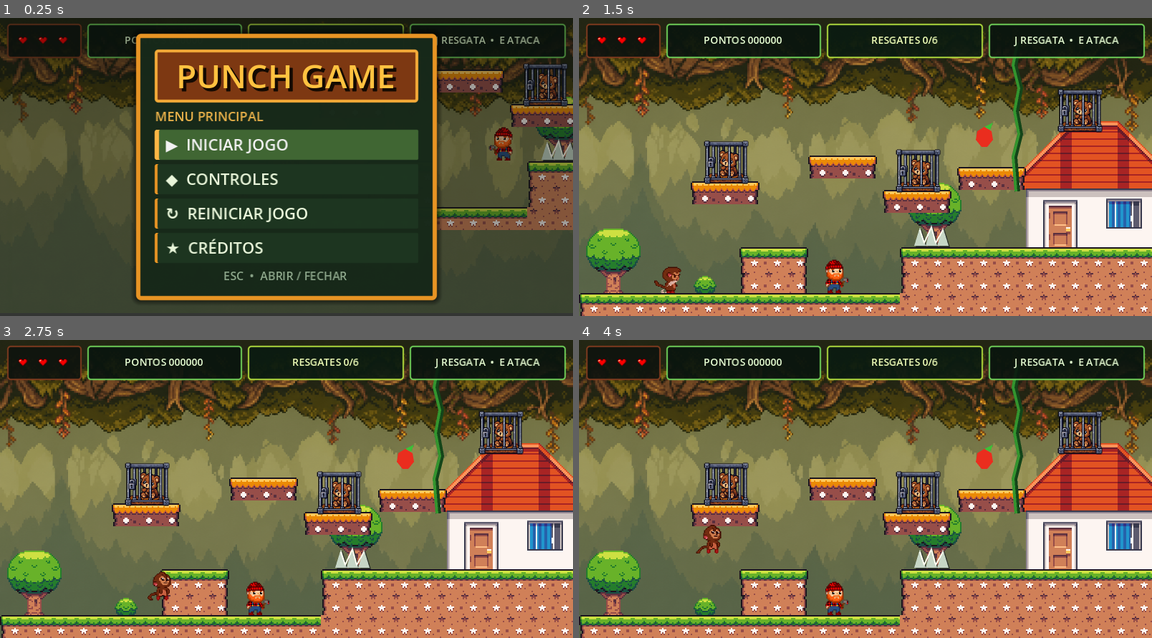
Above: before the commit, frames 1-4 (two rows, left to right).
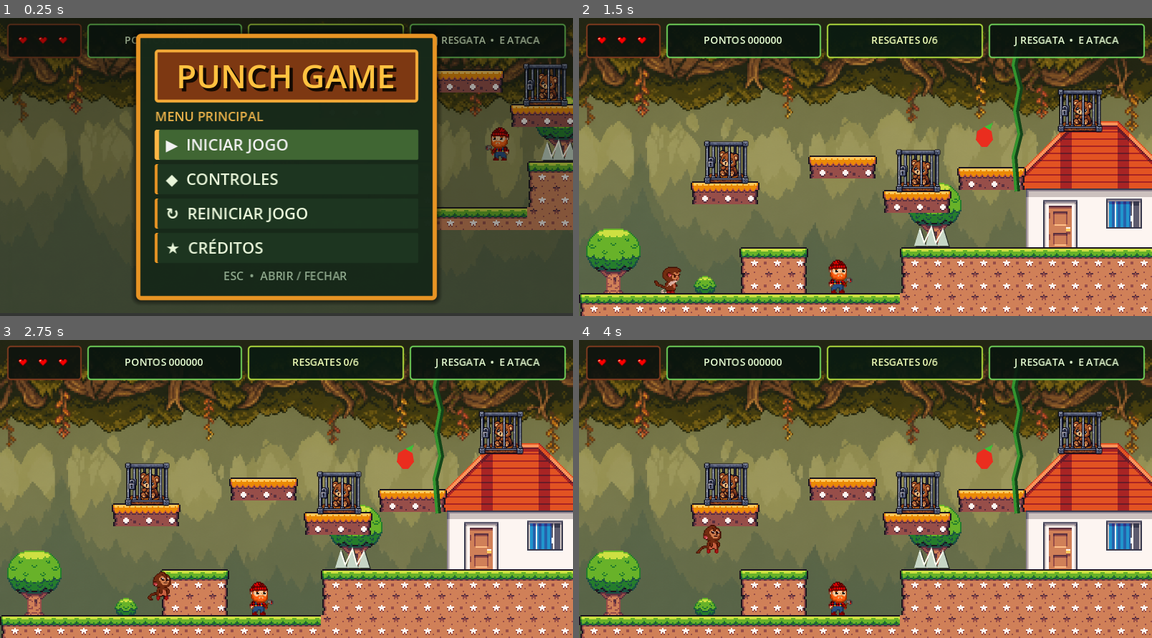
Above: after the commit, the same moments.

Repository: JhosefyRocha/PunchGame
Game: Godot game, scene res://PrimeiraCena.tscn
Same seed, same stepped clock (60 frames per second), same inputs: the game is played once before the commit and once after it.
Inputs:
- Up to frame 1 (0.25 s): no input
- Up to frame 2 (1.5 s): click "↻ REINICIAR JOGO" at 0.5 s; tap Enter (ui_accept) at 1.25 s; hold D (right) from 1.28 s (still down); tap E (attack) at 1.35 s
- Up to frame 3 (2.75 s): keep holding D (right); tap Space (jump) at 1.52, 2.27 s; tap E (attack) at 2.1 s
- Up to frame 4 (4 s): release D (right) at 2.78 s; hold A (left) 2.78-3.53 s; tap J (interact) at 2.85 s; tap E (attack) at 3.05, 3.6 s; hold D (right) from 3.53 s (still down); tap Space (jump) at 3.77 s

The runs differ from the first frame. In frame 1, 0.3% of the frame differs, in the area x 84-90%, y 36-48%; in frame 2, 0.3%, in the area x 43-48%, y 81-93%; in frame 3, 0.3%; in frame 4, 0.3%.
Error after the commit: Cannot call method 'get_overlapping_bodies' on a null value. (res://entities/lumberjack.gd:107)

Commit message:
fix(lumberjack): reescreve estado de ataque sem await e adiciona deteccao de jogador

Diff:
--- a/entities/lumberjack.gd
+++ b/entities/lumberjack.gd
@@ -4,9 +4,17 @@
 signal defeated(points_awarded: int)
 
 const SPRITE_BASE_Y := 0.1
+## A arte-base (`sprites/enemies/lumberjack.png`) desenha o tronco a direita do
+## centro da textura, com o machado esticado para a esquerda. `flip_h` espelha a
+## textura mas NAO espelha um deslocamento, entao o offset e virado na mao em
+## `update_facing()` -- sem isso o corpo visivel nao bate com a colisao ao virar.
+const SPRITE_BODY_OFFSET_X := 2.4
+## Distancia do centro do corpo ate a cabeca do machado.
+const AXE_REACH := 10.0
 
 enum State {
 	PATROL,
+	CHASE,
 	ATTACK,
 	HURT,
 	DEAD,
@@ -21,6 +29,10 @@
 @export var max_health := 3
 @export var contact_damage := 1
 @export var score_reward := 100
+@export var chase_speed := 42.0
+## A que distancia horizontal o golpe comeca. Fica um pouco alem de `AXE_REACH`
+## para o inimigo nao precisar encostar no jogador para atacar.
+@export var attack_range := 18.0
 @export var knockback_force := 110.0
 @export var hurt_duration := 0.18
 @export var attack_windup := 0.12
@@ -33,6 +45,7 @@
 @onready var wall_check: RayCast2D = $WallCheck
 @onready var hurtbox: Area2D = $Hurtbox
 @onready var axe_hitbox: Area2D = $AxeHitbox
+@onready var detection_area: Area2D = $DetectionArea
 
 var state := State.PATROL
 var current_health: int
@@ -41,15 +54,18 @@
 var pause_time_left := 0.0
 var hurt_time_left := 0.0
 var attack_cooldown_left := 0.0
-var action_sequence := 0
+var attack_time_left := 0.0
+## 0 = preparando o golpe, 1 = recuperando depois dele.
+var attack_phase := 0
+var attack_tween: Tween
 var walk_phase := 0.0
-var players_in_axe_range: Array[Node2D] = []
 
 
 func _ready() -> void:
 	add_to_group(&"enemies")
 	current_health = max_health
 	patrol_origin_x = global_position.x
+	reset_sprite_bob()
 	update_facing()
 	sprite.play(&"idle")
 
@@ -63,24 +79,67 @@
 
 	attack_cooldown_left = maxf(0.0, attack_cooldown_left - delta)
 
-	if state == State.HURT:
-		process_hurt(delta)
-		move_and_slide()
-		return
-
-	if state == State.ATTACK:
-		velocity.x = move_toward(velocity.x, 0.0, patrol_speed)
-		move_and_slide()
-		return
-
-	remove_invalid_targets()
-	if not players_in_axe_range.is_empty() and is_zero_approx(attack_cooldown_left):
-		start_axe_attack()
-		move_and_slide()
-		return
-
+	match state:
+		State.HURT:
+			process_hurt(delta)
+		State.ATTACK:
+			process_attack(delta)
+		_:
+			process_ground_ai(delta)
+
+	move_and_slide()
+
+
+# --- Percepcao e locomocao ---------------------------------------------------
+
+
+func process_ground_ai(delta: float) -> void:
+	var target := find_target()
+	if target != null:
+		process_chase(delta, target)
+		return
+
+	state = State.PATROL
 	process_patrol(delta)
-	move_and_slide()
+
+
+func find_target() -> Node2D:
+	for body in detection_area.get_overlapping_bodies():
+		if body.is_in_group(&"player"):
+			return body as Node2D
+	return null
+
+
+func process_chase(delta: float, target: Node2D) -> void:
+	state = State.CHASE
+	pause_time_left = 0.0
+
+	var offset_x := target.global_position.x - global_position.x
+	var desired_direction := signf(offset_x)
+	if not is_zero_approx(desired_direction) and desired_direction != move_direction:
+		move_direction = desired_direction
+		update_facing()
+
+	if absf(offset_x) <= attack_range:
+		velocity.x = move_toward(velocity.x, 0.0, chase_speed)
+		reset_sprite_bob()
+		if is_zero_approx(attack_cooldown_left):
+			start_axe_attack()
+		else:
+			sprite.play(&"idle")
+		return
+
+	# Perseguir nunca justifica cair da plataforma nem entrar na parede.
+	update_checks()
+	if is_on_floor() and (not ledge_check.is_colliding() or wall_check.is_colliding()):
+		velocity.x = move_toward(velocity.x, 0.0, chase_speed)
+		reset_sprite_bob()
+		sprite.play(&"idle")
+		return
+
+	velocity.x = move_direction * chase_speed
+	sprite.play(&"walk")
+	advance_walk_bob(delta)
 
 
 func process_patrol(delta: float) -> void:
@@ -103,14 +162,13 @@
 
 	velocity.x = move_direction * patrol_speed
 	sprite.play(&"walk")
-	walk_phase += delta * 12.0
-	sprite.position.y = SPRITE_BASE_Y + sin(walk_phase) * 0.35
+	advance_walk_bob(delta)
 
 
 func pause_before_turn() -> void:
 	pause_time_left = turn_pause
 	velocity.x = 0.0
-	sprite.position.y = SPRITE_BASE_Y
+	reset_sprite_bob()
 	update_facing()
 	sprite.play(&"idle")
 
@@ -125,46 +183,94 @@
 func update_facing() -> void:
 	# A arte-base olha para a esquerda, com o machado desse lado.
 	sprite.flip_h = move_direction > 0.0
-	axe_hitbox.position.x = 15.0 * move_direction
+	sprite.position.x = SPRITE_BODY_OFFSET_X * (1.0 if sprite.flip_h else -1.0)
+	axe_hitbox.position.x = AXE_REACH * move_direction
 	update_checks()
 
 
+func advance_walk_bob(delta: float) -> void:
+	walk_phase += delta * 12.0
+	sprite.position.y = SPRITE_BASE_Y + sin(walk_phase) * 0.35
+
+
+func reset_sprite_bob() -> void:
+	sprite.position.y = SPRITE_BASE_Y
+
+
+# --- Ataque ------------------------------------------------------------------
+#
+# O golpe e um relogio tocado em `_physics_process`, nao uma corrotina com
+# `await`. A versao antiga aguardava dois timers da SceneTree e qualquer retorno
+# antecipado deixava `state` preso em ATTACK para sempre, congelando o inimigo.
+# Aqui `attack_time_left` e a unica autoridade: enquanto o estado for ATTACK ha
+# sempre um contador correndo em direcao a `finish_attack()`.
+
+
 func start_axe_attack() -> void:
-	if state != State.PATROL:
-		return
-
 	state = State.ATTACK
-	action_sequence += 1
-	var current_sequence := action_sequence
+	attack_phase = 0
+	attack_time_left = attack_windup
+	# O cooldown trava no inicio do golpe, nao depois do windup: assim um golpe
+	# interrompido por dano nao libera um ataque imediato na sequencia.
+	attack_cooldown_left = attack_cooldown
 	velocity.x = 0.0
-	sprite.position.y = SPRITE_BASE_Y
+	reset_sprite_bob()
 	sprite.play(&"attack")
 
-	var swing := create_tween()
-	swing.tween_property(sprite, "rotation", 0.12 * move_direction, attack_windup)
-	swing.tween_property(sprite, "rotation", 0.0, attack_recovery)
-
-	await get_tree().create_timer(attack_windup).timeout
-	if current_sequence != action_sequence or state != State.ATTACK:
-		return
-
-	remove_invalid_targets()
-	for player in players_in_axe_range:
-		if player.has_method(&"take_damage"):
-			player.take_damage(contact_damage, global_position)
-
-	attack_cooldown_left = attack_cooldown
-	await get_tree().create_timer(attack_recovery).timeout
-	if current_sequence == action_sequence and state == State.ATTACK:
+	attack_tween = create_tween()
+	attack_tween.tween_property(sprite, "rotation", 0.12 * move_direction, attack_windup)
+	attack_tween.tween_property(sprite, "rotation", 0.0, attack_recovery)
+
+
+func process_attack(delta: float) -> void:
+	velocity.x = move_toward(velocity.x, 0.0, patrol_speed)
+
+	attack_time_left -= delta
+	if attack_time_left > 0.0:
+		return
+
+	if attack_phase == 0:
+		attack_phase = 1
+		attack_time_left = attack_recovery
+		apply_axe_damage()
+		return
+
+	finish_attack()
+
+
+func apply_axe_damage() -> void:
+	# Consulta a sobreposicao no instante do golpe. Uma lista alimentada por
+	# body_entered/exited fica desatualizada quando `Player.take_damage()`
+	# teleporta o jogador para o checkpoint no meio do swing.
+	for body in axe_hitbox.get_overlapping_bodies():
+		if body.is_in_group(&"player") and body.has_method(&"take_damage"):
+			body.take_damage(contact_damage, global_position)
+
+
+func finish_attack() -> void:
+	cancel_attack()
+	if state == State.ATTACK:
 		state = State.PATROL
 		sprite.play(&"idle")
 
 
+func cancel_attack() -> void:
+	if attack_tween != null and attack_tween.is_valid():
+		attack_tween.kill()
+	attack_tween = null
+	attack_time_left = 0.0
+	attack_phase = 0
+	sprite.rotation = 0.0
+
+
+# --- Dano e morte ------------------------------------------------------------
+
+
 func take_damage(amount: int, source_position: Vector2) -> void:
 	if state == State.DEAD or amount <= 0:
 		return
 
-	action_sequence += 1
+	cancel_attack()
 	current_health = maxi(0, current_health - amount)
 	if current_health <= 0:
 		die()
@@ -172,6 +278,8 @@
 
 	state = State.HURT
 	hurt_time_left = hurt_duration
+	# Nao pode revidar no mesmo quadro em que termina de se recuperar.
+	attack_cooldown_left = maxf(attack_cooldown_left, hurt_duration + 0.15)
 	move_direction = signf(global_position.x - source_position.x)
 	if is_zero_approx(move_direction):
 		move_direction = 1.0
@@ -197,7 +305,7 @@
 		return
 
 	state = State.DEAD
-	action_sequence += 1
+	cancel_attack()
 	velocity = Vector2.ZERO
 	ScoreManager.add_points(score_reward)
 	defeated.emit(score_reward)
@@ -206,27 +314,16 @@
 	body_collision.set_deferred(&"disabled", true)
 	hurtbox.set_deferred(&"monitorable", false)
 	axe_hitbox.set_deferred(&"monitoring", false)
+	detection_area.set_deferred(&"monitoring", false)
 	sprite.modulate = Color.WHITE
-	sprite.position.y = SPRITE_BASE_Y
+	reset_sprite_bob()
 	sprite.play(&"die")
 
-	var death_tween := create_tween().set_parallel(true)
+	# TWEEN_PAUSE_PROCESS: se o inimigo morrer no mesmo quadro em que a tela de
+	# morte pausa a arvore, o padrao (BOUND) congelaria o tween e o no nunca
+	# chegaria ao `queue_free()`.
+	var death_tween := create_tween().set_parallel(true).set_pause_mode(Tween.TWEEN_PAUSE_PROCESS)
 	death_tween.tween_property(sprite, "rotation", PI * 0.5 * move_direction, 0.24)
 	death_tween.tween_property(sprite, "modulate:a", 0.0, 0.22).set_delay(0.12)
 	await death_tween.finished
 	queue_free()
-
-
-func remove_invalid_targets() -> void:
-	for index in range(players_in_axe_range.size() - 1, -1, -1):
-		if not is_instance_valid(players_in_axe_range[index]):
-			players_in_axe_range.remove_at(index)
-
-
-func _on_axe_hitbox_body_entered(body: Node2D) -> void:
-	if body.is_in_group(&"player") and not players_in_axe_range.has(body):
-		players_in_axe_range.append(body)
-
-
-func _on_axe_hitbox_body_exited(body: Node2D) -> void:
-	players_in_axe_range.erase(body)
